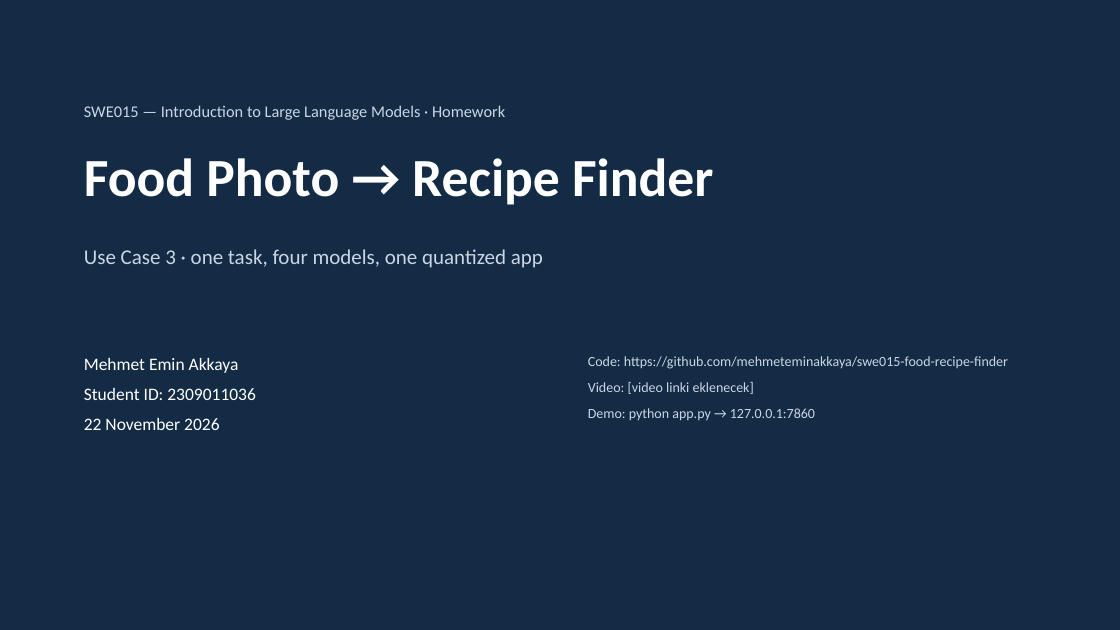
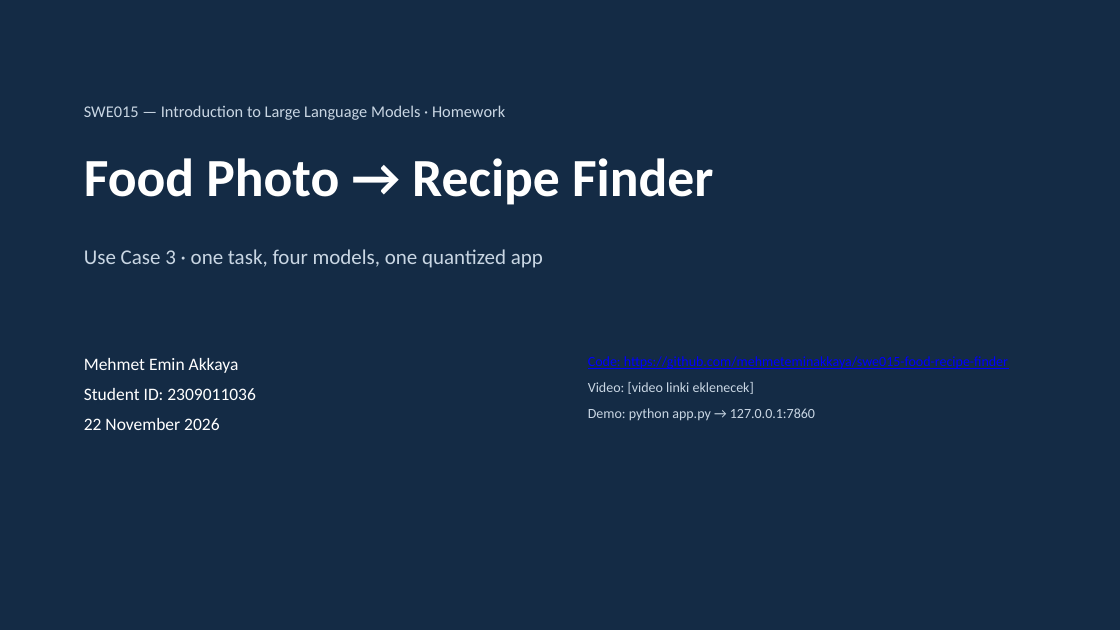
Before and after one commit to mehmeteminakkaya/swe015-food-recipe-finder, a slide deck: slide 1 of docs/slides.pptx. Drawn at 1120x630 pixels with LibreOffice and Linux fonts; fonts in the diff are those of the drawing. Boxes give left, top, right and bottom in pixels: in the first picture for what was removed or moved away, otherwise in the second. Text is boxed around its words. In the diff, an @@ line names an element or a change of style, - is before the commit and + after.

Commit message:
Title slide: repository link is a real hyperlink

```diff
--- a/docs/slides.pptx
+++ b/docs/slides.pptx
@@ text at [588, 356, 1008, 369]: text colour #C9D6E3 to #0000FF, underline on in "Code: https://github.com/mehmeteminakkaya/swe015-food-recipe ..." @@
```
Also in this commit, not shown: 2 other files.
